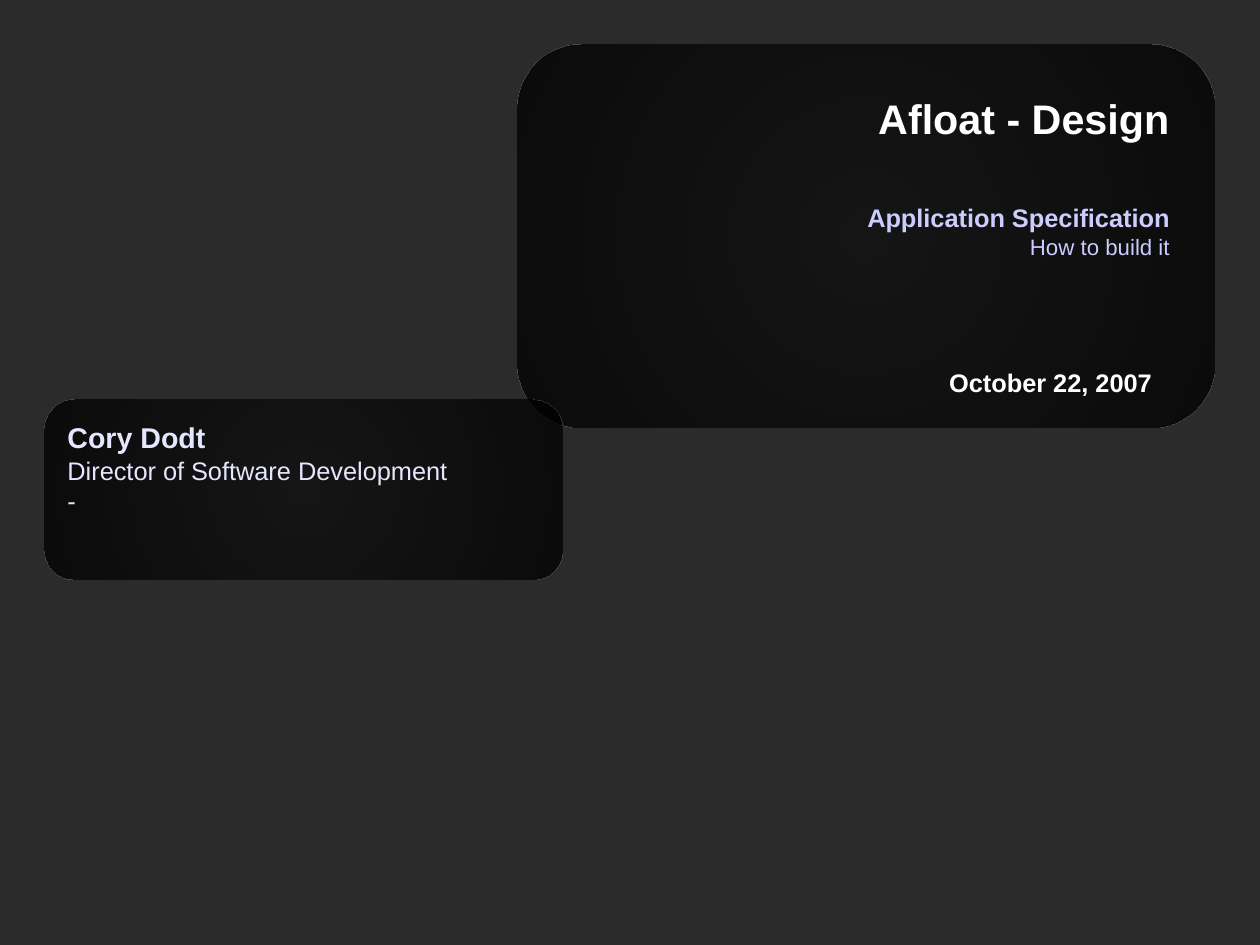
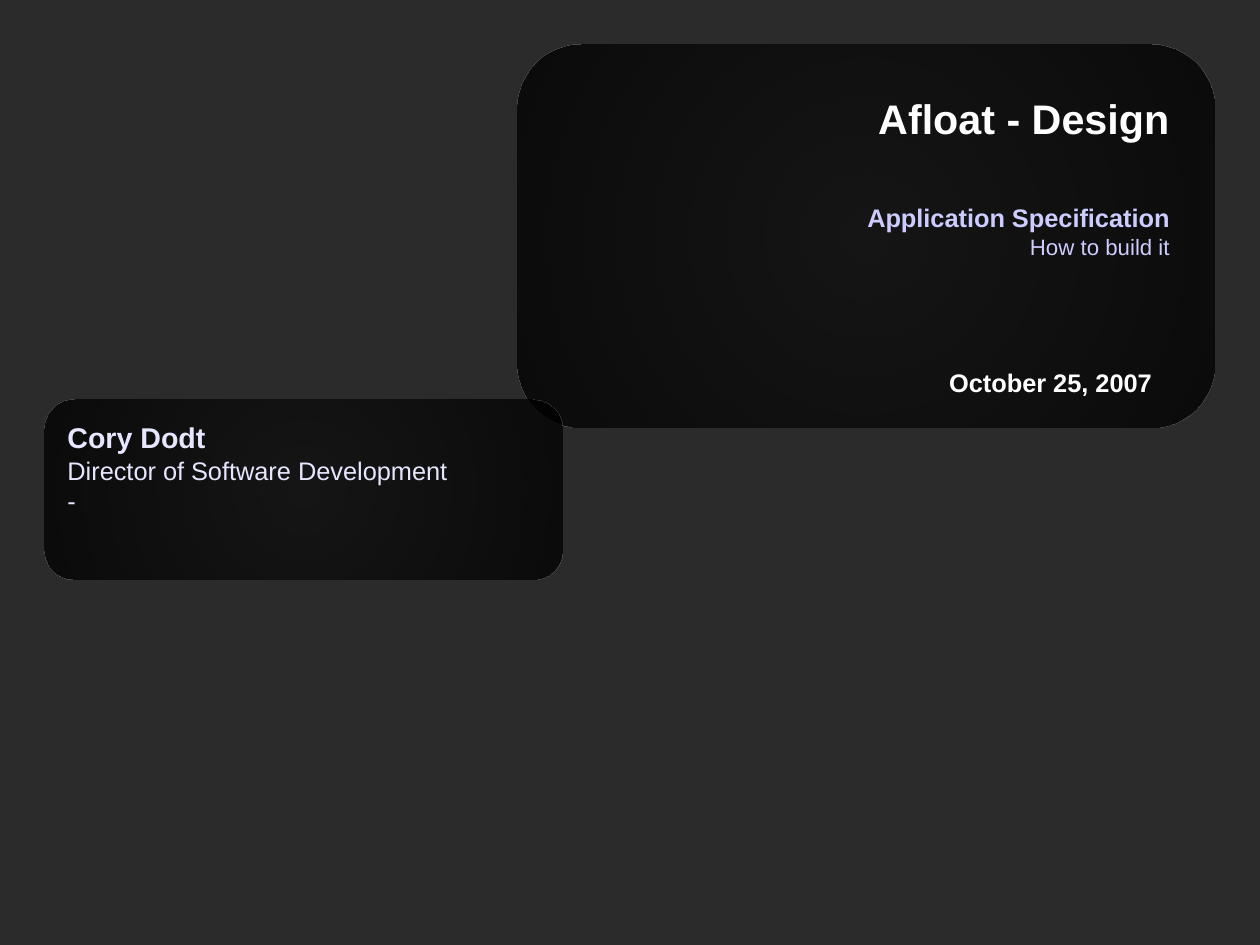
Before and after one commit to corydodt/Afloat, a slide deck: slide 1 of doc/afloat.odp. Drawn at 1260x945 pixels with LibreOffice and Linux fonts; fonts in the diff are those of the drawing; background and template pictures are left out; a plain dark background stands for a picture behind light text. Boxes give left, top, right and bottom in pixels: in the first picture for what was removed or moved away, otherwise in the second. Text is boxed around its words. In the diff, an @@ line names an element or a change of style, - is before the commit and + after.

```diff
--- a/doc/afloat.odp
+++ b/doc/afloat.odp
@@ text at [949,373,1151,396]: text changed @@
-October 22, 2007
+October 25, 2007
```
Also in this commit, not shown: 2 other slides changed, 6 slides added.
